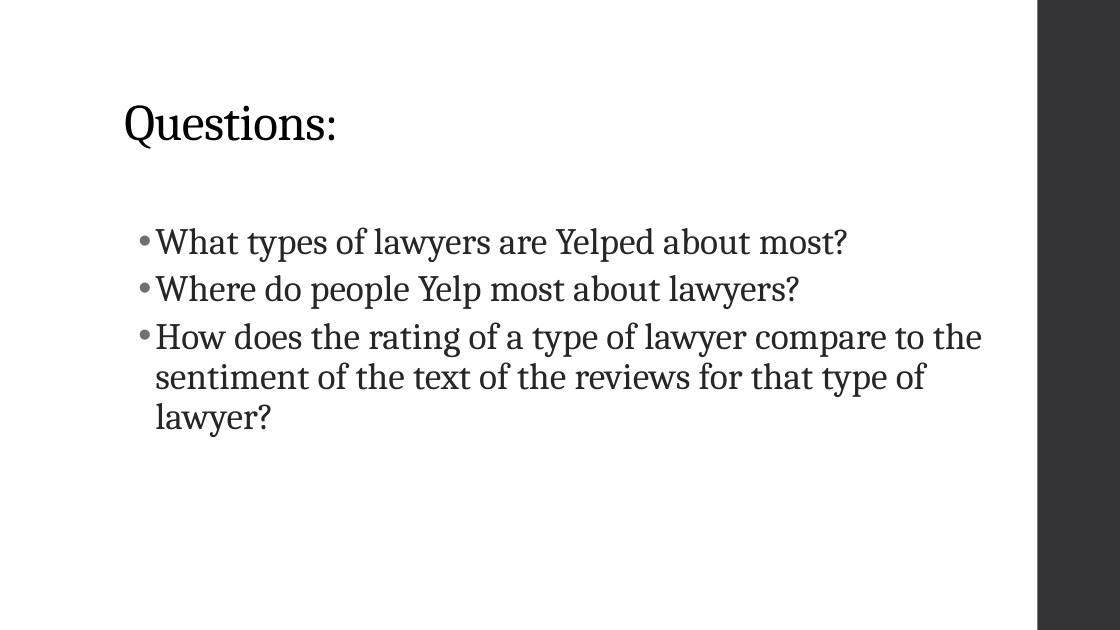
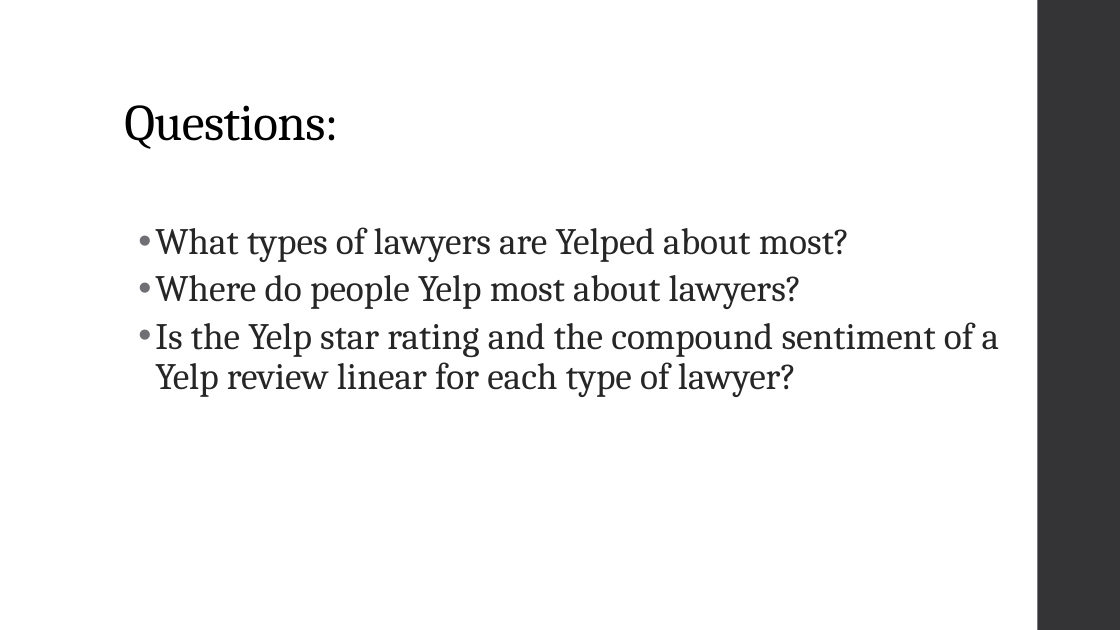
Before and after one commit to jaredstewartcase/Project-1-Bashplotlib, a slide deck: slide 2 of What Are People Saying about Lawyers on Yelp.pptx. Drawn at 1120x630 pixels with LibreOffice and Linux fonts; fonts in the diff are those of the drawing. Boxes give left, top, right and bottom in pixels: in the first picture for what was removed or moved away, otherwise in the second. Text is boxed around its words. In the diff, an @@ line names an element or a change of style, - is before the commit and + after.

```diff
--- a/What Are People Saying about Lawyers on Yelp.pptx
+++ b/What Are People Saying about Lawyers on Yelp.pptx
@@ text at <box>155,322,1000,397</box>: text changed @@
-  • How does the rating of a type of lawyer compare to the sentiment of the text of the reviews for that type of lawyer?
+  • Is the Yelp star rating and the compound sentiment of a Yelp review linear for each type of lawyer?
```
Also in this commit, not shown: 2 other slides changed, 17 other files.
